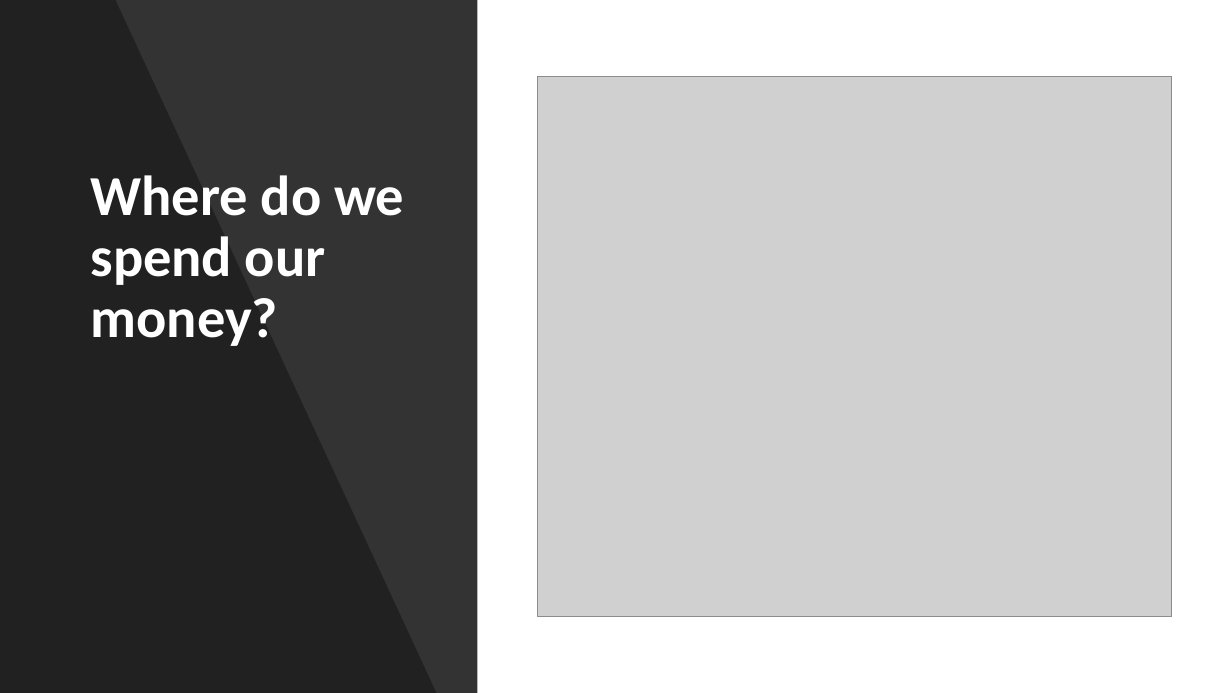
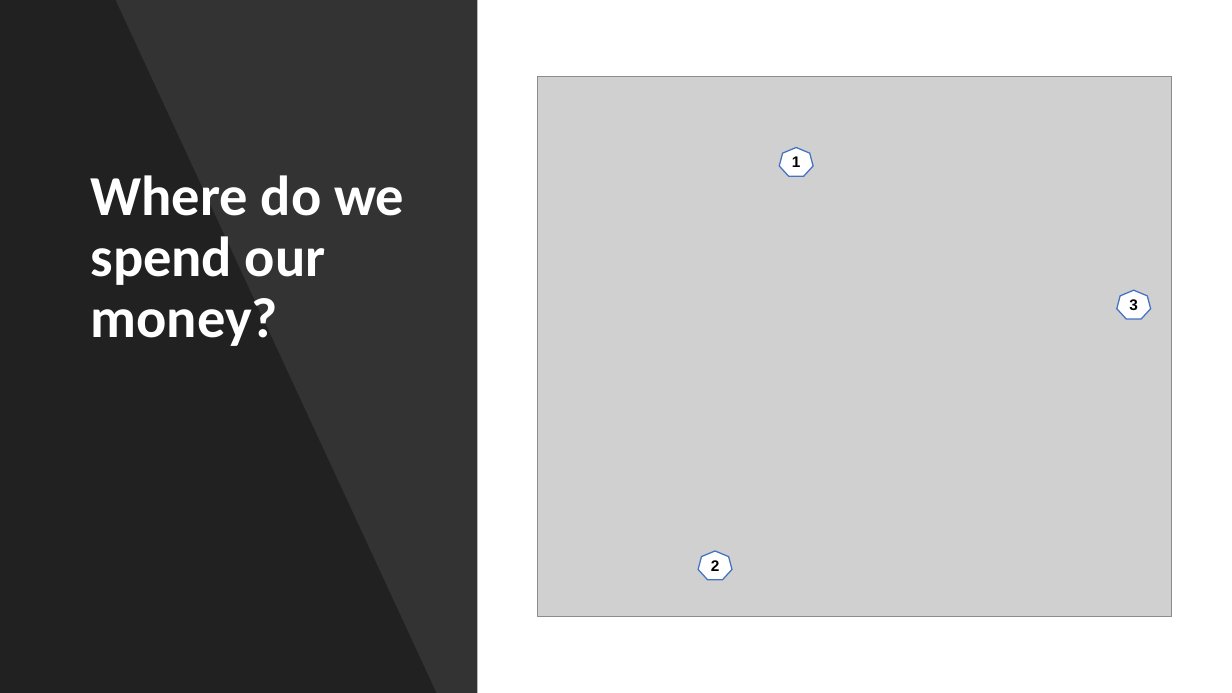
Before and after one commit to twigikit/FTBC_project_1, a slide deck: slide 8 of Aus Household Consumption and Expenditure Pattern.pptx. Drawn at 1232x693 pixels with LibreOffice and Linux fonts; fonts in the diff are those of the drawing; grey boxes stand for pictures. Boxes give left, top, right and bottom in pixels: in the first picture for what was removed or moved away, otherwise in the second. Text is boxed around its words. In the diff, an @@ line names an element or a change of style, - is before the commit and + after.

```diff
--- a/Aus Household Consumption and Expenditure Pattern.pptx
+++ b/Aus Household Consumption and Expenditure Pattern.pptx
@@ heptagon added at box(779, 148, 813, 177), fill #FFFFFF, outline #4472C4 1 pt, 12 pt, text #000000, bold @@
+1
@@ heptagon added at box(1117, 290, 1152, 319), fill #FFFFFF, outline #4472C4 1 pt, 12 pt, text #000000, bold @@
+3
@@ heptagon added at box(699, 551, 733, 579), fill #FFFFFF, outline #4472C4 1 pt, 12 pt, text #000000, bold @@
+2
```
Also in this commit, not shown: 4 other slides changed, 1 slide added, 4 other files.
